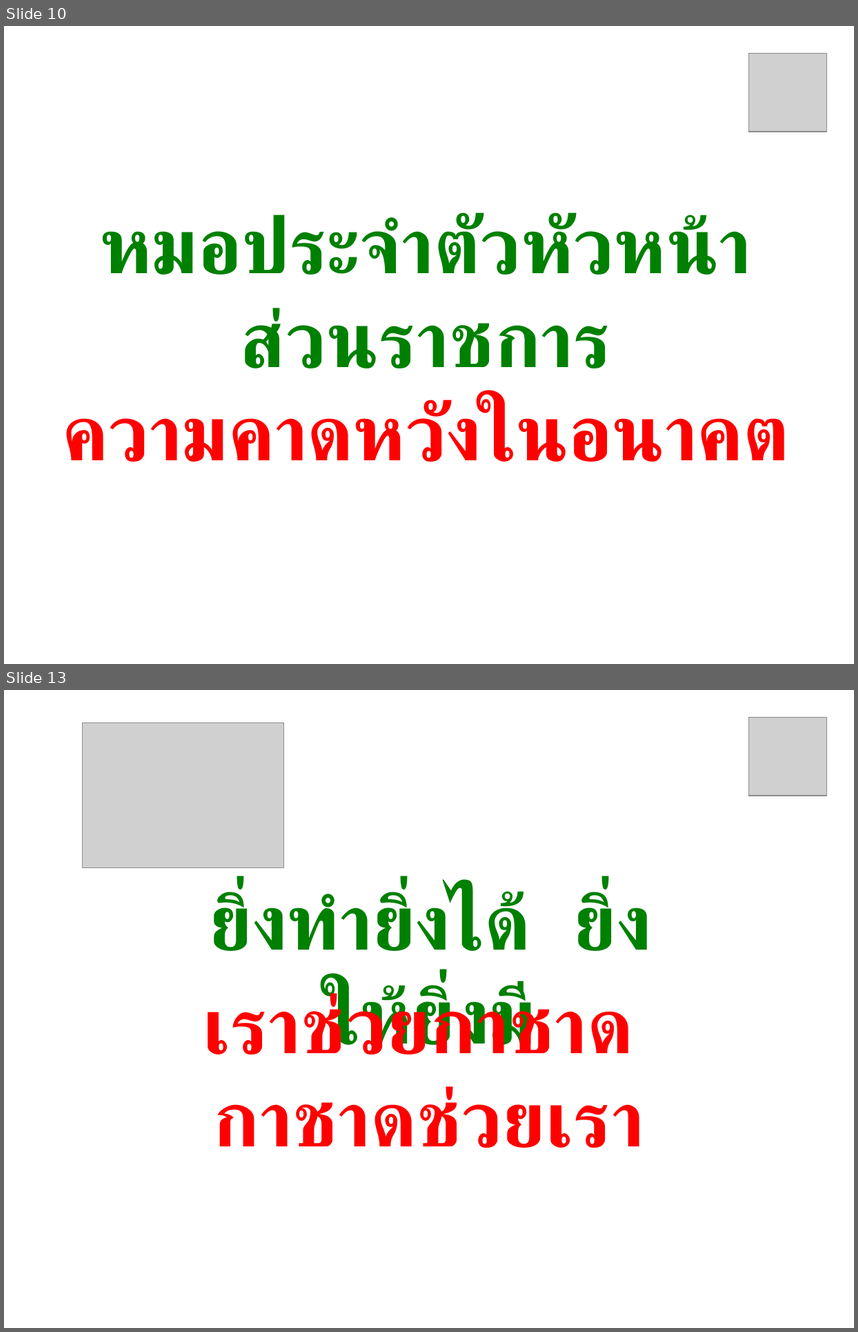
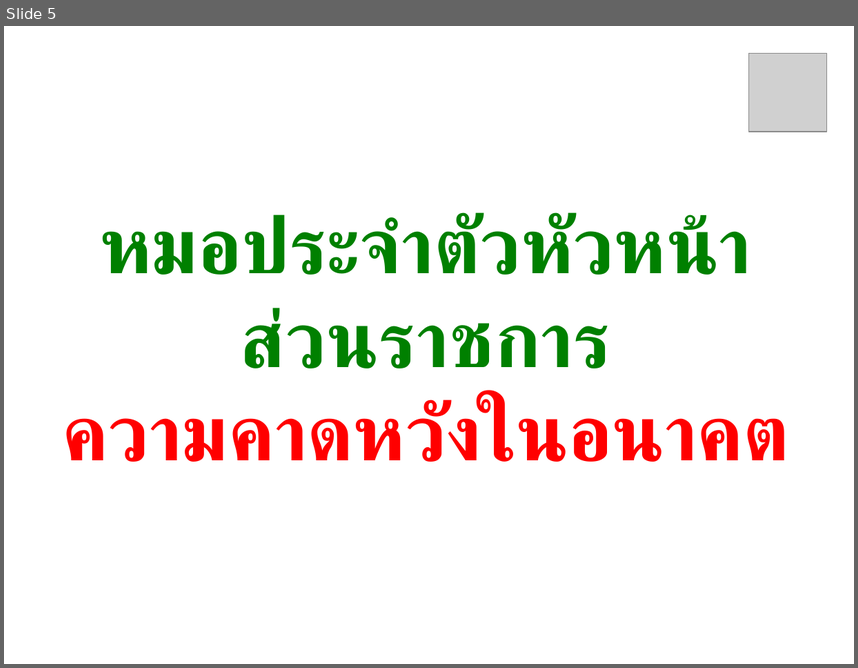
Before and after one commit to joblackpoc/Jobs_SSJ, a slide deck: family_Doctor/Chumphon_family_doctor.pptx. Shown one above the other, each under a label of ours: slides 10 and 13 before the commit, slide 5 after it; the slides between them are not shown. The pictures are 858x1332 and 858x668 pixels, drawn with LibreOffice and Linux fonts; fonts in the diff are those of the drawing; grey boxes stand for pictures; background and template pictures are left out. Boxes give left, top, right and bottom in pixels: in the first picture for what was removed or moved away, otherwise in the second. Text is boxed around its words. In the diff, an @@ line names an element or a change of style, - is before the commit and + after.

```diff
--- a/family_Doctor/Chumphon_family_doctor.pptx
+++ b/family_Doctor/Chumphon_family_doctor.pptx
@@ slide 13 removed at [4,690,854,1328], background picture (left out) @@
@@ picture removed at [82,723,283,869] @@
@@ picture removed at [749,717,827,796] @@
@@ text removed at [210,889,652,1054] @@
-ยิ่งทำยิ่งได้ ยิ่งให้ยิ่งมี
@@ text removed at [203,992,644,1147] @@
-เราช่วยกาชาด กาชาดช่วยเรา
@@ what was slide 10 is now slide 5 @@
```
Also in this commit, not shown: 1 slide changed, 1 slide added, 7 other slides removed, 37 other files.
